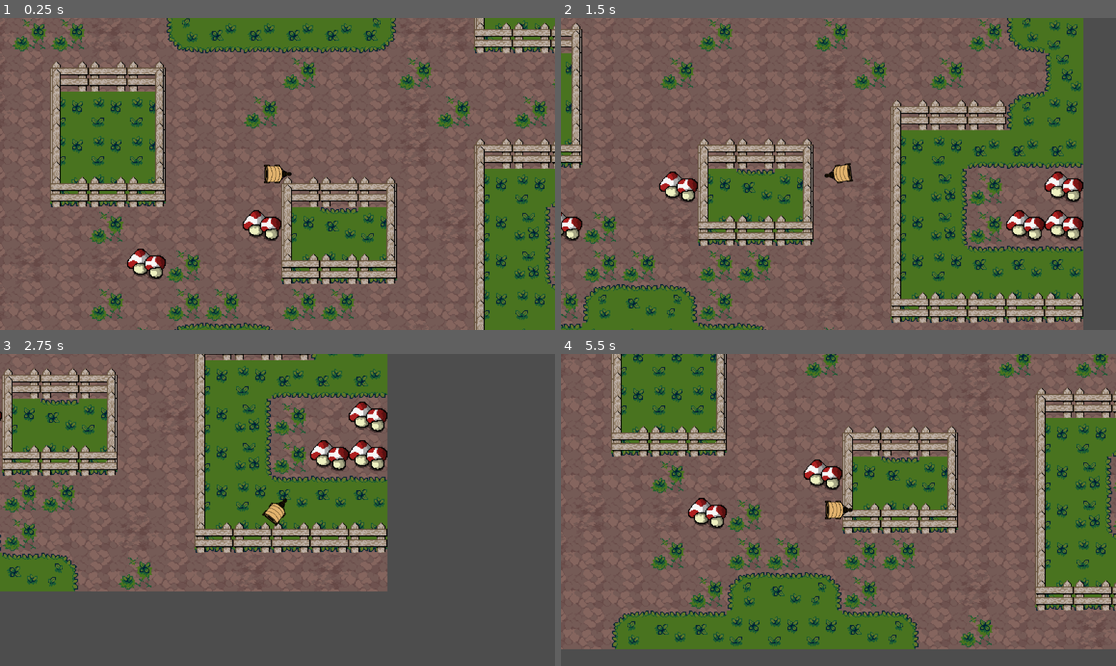
Above: before the commit, frames 1-4 (two rows, left to right).
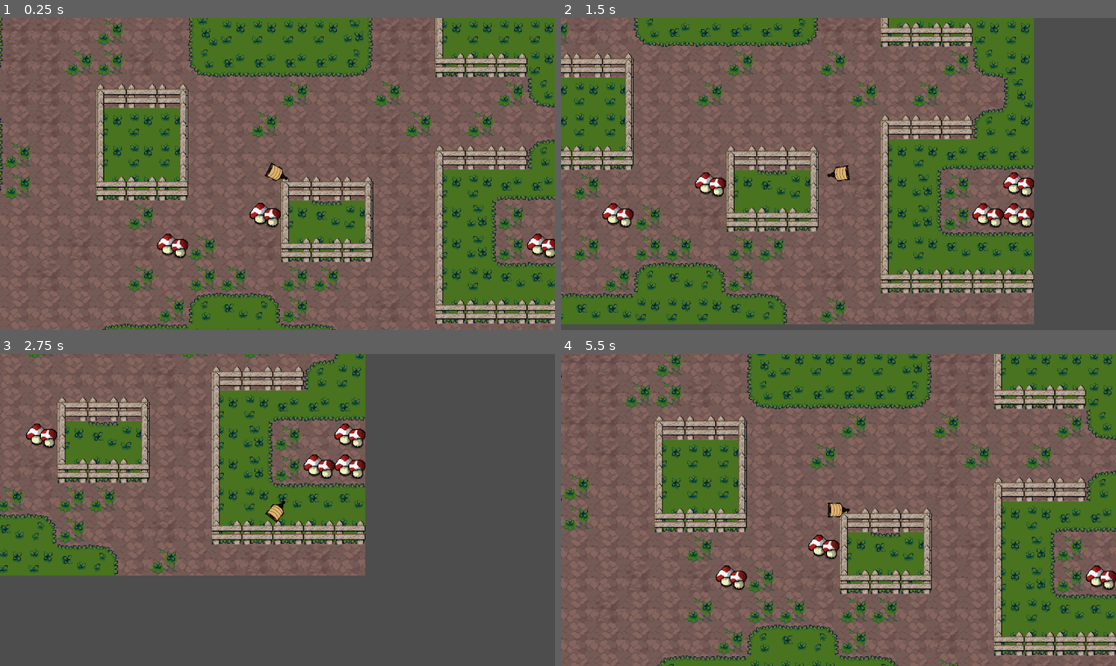
Above: after the commit, the same moments.

Repository: KJMazely/AppalachianTrail
Game: Godot game, scene res://test1.tscn
The game is run twice, just before and just after one commit, with the same random seed, the same clock (stepped at 60 frames per second) and the same inputs.
Inputs (mouse positions are in pixels of both pictures, inside the frame that each line leads up to):
- Up to frame 1 (0.25 s): no input
- Up to frame 2 (1.5 s): tap Enter at 0.5 s; move the mouse to (960, 158) at 0.52 s; hold D (right) 0.53-1.28 s; move the mouse to (727, 189) at 1.27 s; hold S (down) from 1.28 s (still down)
- Up to frame 3 (2.75 s): move the mouse to (333, 441) at 2.02 s; release S (down) at 2.03 s; hold D (right) from 2.03 s (still down)
- Up to frame 4 (5.5 s): move the mouse to (810, 572) at 2.77 s; release D (right) at 2.78 s; hold W (up) 2.78-3.53 s; move the mouse to (1005, 556) at 3.52 s; hold A (left) 3.53-5.03 s; move the mouse to (672, 463) at 4.27 s; move the mouse to (866, 510) at 5.02 s; hold S (down) from 5.03 s (still down)

The runs differ from the first frame. In frame 1, 43% of the frame differs, in the area x 0-100%, y 0-100%; in frame 2, 49%; in frame 3, 30%; in frame 4, 60%.

Commit message:
Collision functionality

Diff:
--- a/Godot/appalachian-trail-game/test1.tscn
+++ b/Godot/appalachian-trail-game/test1.tscn
@@ -1,8 +1,14 @@
-[gd_scene load_steps=5 format=3 uid="uid://c3an1yda2qqru"]
+[gd_scene load_steps=7 format=3 uid="uid://c3an1yda2qqru"]
 
 [ext_resource type="Script" uid="uid://djoiljyhtei0o" path="res://player.gd" id="1_oucmq"]
 [ext_resource type="Texture2D" uid="uid://w5qbb1ft8c4i" path="res://sprites/Horse_Wagon_1.png" id="2_k1aq6"]
 [ext_resource type="Texture2D" uid="uid://cb2wapfg0fc12" path="res://top-down_40x40_tilesets_-_preview_field.png" id="3_2rvgm"]
+
+[sub_resource type="RectangleShape2D" id="RectangleShape2D_2rvgm"]
+size = Vector2(229, 212.5)
+
+[sub_resource type="RectangleShape2D" id="RectangleShape2D_05d0c"]
+size = Vector2(235, 285.5)
 
 [sub_resource type="ConvexPolygonShape2D" id="ConvexPolygonShape2D_k1aq6"]
 points = PackedVector2Array(30, -8, 20, -19, -11, -19, -11, 14, 20, 14, 30, 4, 42, 1, 44, -1, 44, -4, 41, -6)
@@ -13,6 +19,16 @@
 [node name="TopDown40x40TilesetsPreviewField" type="Sprite2D" parent="."]
 position = Vector2(5, -34)
 texture = ExtResource("3_2rvgm")
+
+[node name="StaticBody2D" type="StaticBody2D" parent="TopDown40x40TilesetsPreviewField"]
+
+[node name="CollisionShape2D" type="CollisionShape2D" parent="TopDown40x40TilesetsPreviewField/StaticBody2D"]
+position = Vector2(121.5, 135.75)
+shape = SubResource("RectangleShape2D_2rvgm")
+
+[node name="CollisionShape2D2" type="CollisionShape2D" parent="TopDown40x40TilesetsPreviewField/StaticBody2D"]
+position = Vector2(-359.5, -63.75)
+shape = SubResource("RectangleShape2D_05d0c")
 
 [node name="Player" type="CharacterBody2D" parent="."]
 position = Vector2(-3, -23)
@@ -27,3 +43,4 @@
 shape = SubResource("ConvexPolygonShape2D_k1aq6")
 
 [node name="Camera2D" type="Camera2D" parent="Player"]
+zoom = Vector2(0.8, 0.8)
